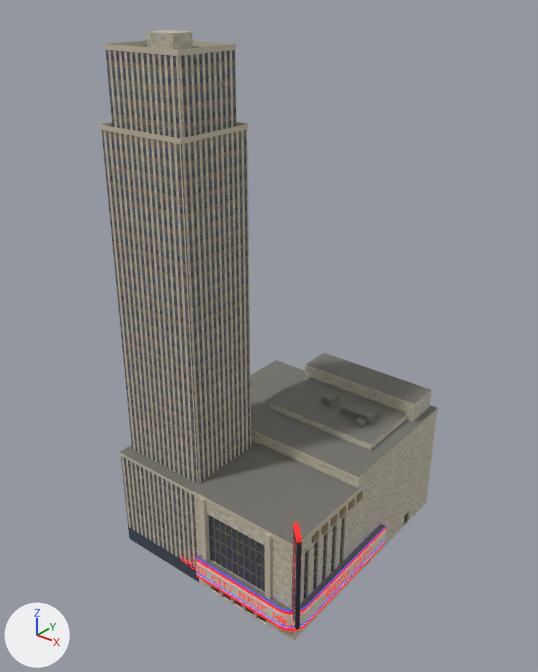
Two versions of the glTF model assets/buildings/nyc/radio_city_music_hall.glb, one commit apart.
Before and after are seen from a 50 mm camera at (108.3, -142.8, 151.3) aimed at (-2.3, -4.6, 65.6). Arrows for +X, +Y and +Z are at lower left; the lights stay in place. The first picture is the older version. Where no turn or scale is listed for an object, it has been applied to the vertices. Vertices at exactly the same position are counted once.

The first picture shows 'radio_city_music_hall'.
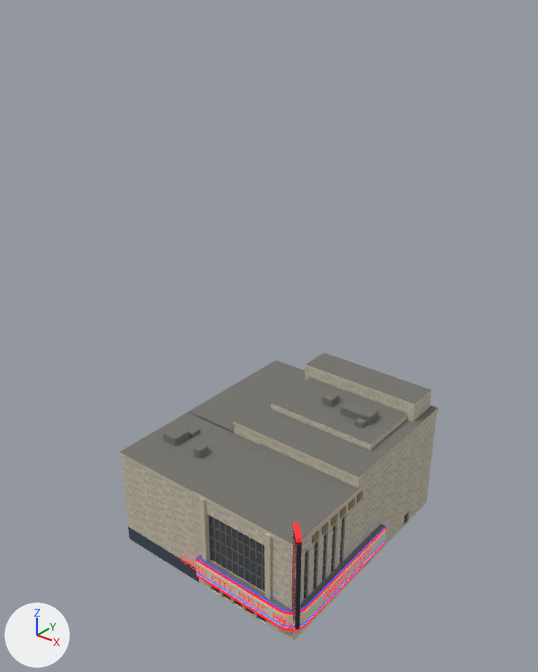
Where the newer file only moved an object's origin or applied its transform, the numbers keep the older frame.

The change in detail:
me_radio_city_music_hall is used by ob_radio_city_music_hall; location (0.0, 0.0, 70.0).
me_radio_city_music_hall had 2012 vertices, 1964 faces and spanned x -33.0..33.0, y -37.8..37.8, z -70.0..70.0.
me_radio_city_music_hall now has 1976 vertices, 1930 faces and spans x -33.0..33.0, y -37.8..37.8, z -70.0..-29.0.
me_radio_city_music_hall part 1: 9 loose pieces with 60 vertices, spanning x -31.5..-5.7, y -30.1..-8.0, z 49.1..70.0, are deleted.
Part 2, on me_radio_city_music_hall:
8 vertices are removed from x -31.3..-5.8, y -29.9..-8.2, z -39.0..49.1.
8 faces are deleted.
16 vertices are added at x -27.6..-13.2, y -21.5..-15.4, z -39.0..-36.5.
8 new vertices lie (0.0, 3.5, 0.0) away from vertices in x -26.8..-13.2, y -21.5..-15.4, z -39.0..-36.5.
30 new faces join them, mat_radio_city_music_hall_palette.
me_radio_city_music_hall part 3: 8 faces spanning x -32.8..-4.3, y -32.9..-5.7, z -65.4..-40.0 switch from mat_rock_shaft to mat_ashlar_lime.
Other edits to the shape of me_radio_city_music_hall do not show in these pictures.

What differs and where, as boxes [x1, y1, x2, y2] in the pictures (538 x 672 px):
'radio_city_music_hall', reshaped (53% shorter): before [100, 30, 438, 641]; after [119, 353, 438, 641]
part 1 of me_radio_city_music_hall, deleted: before [100, 30, 248, 144]
part 2 of me_radio_city_music_hall, cut back: before [102, 129, 251, 484]; after [163, 424, 208, 459]
part 3 of me_radio_city_music_hall, recoloured (lighter): [121, 456, 198, 567] in both
